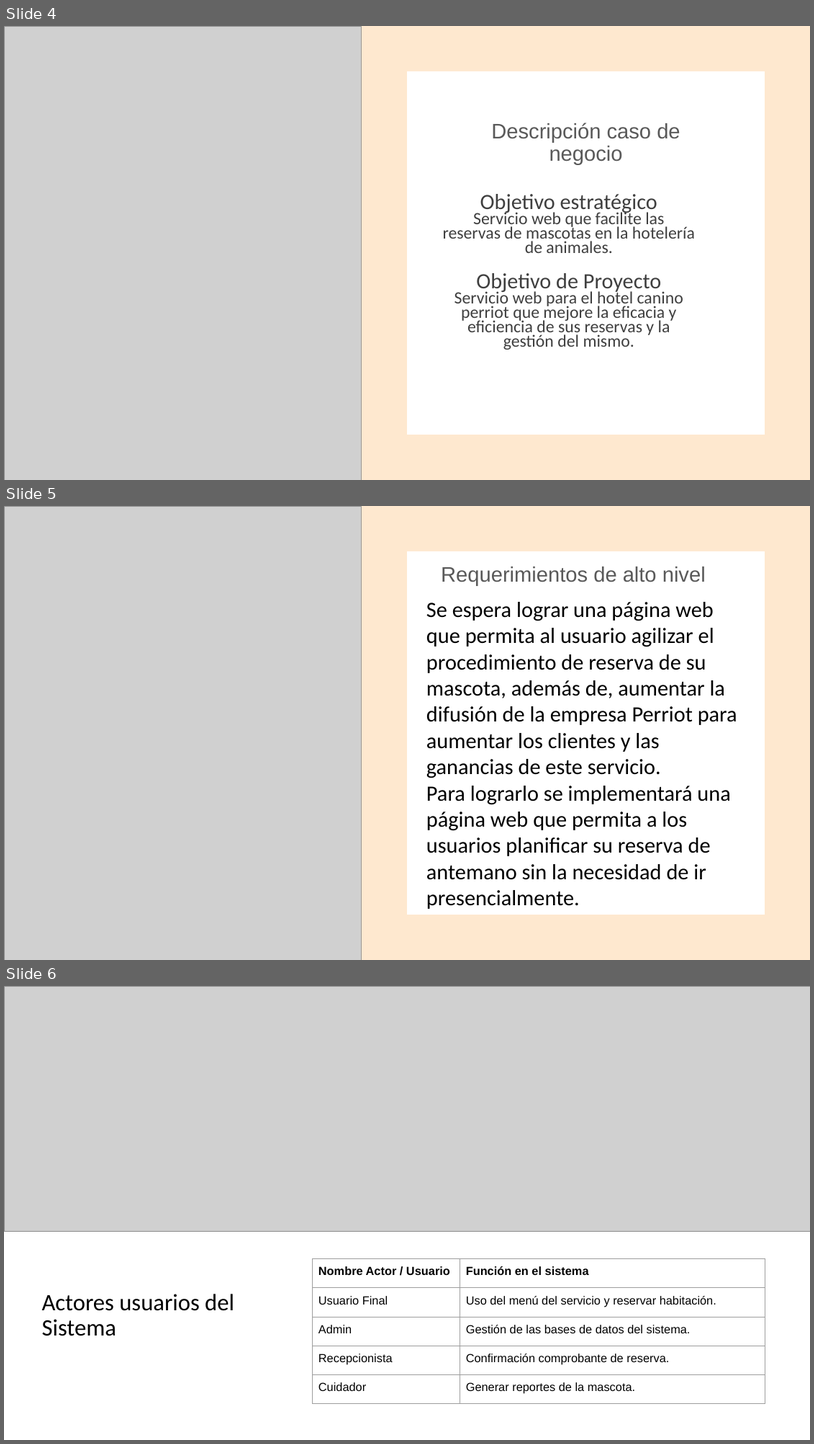
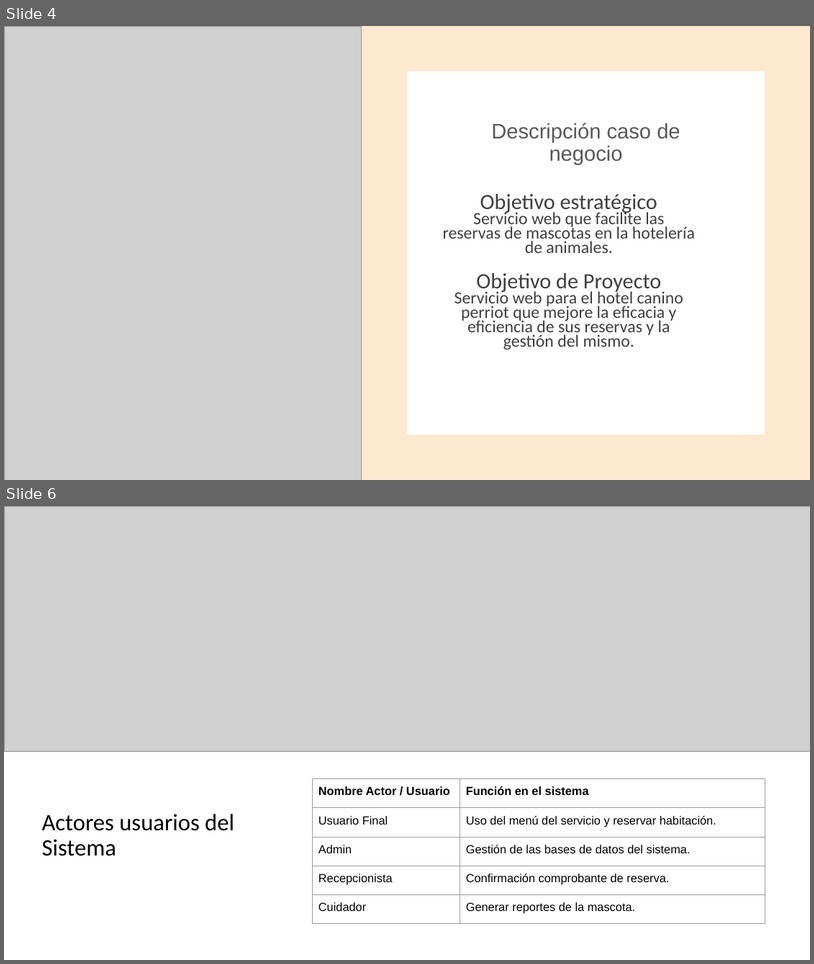
Before and after one commit to Gabrielavendano/2024_2_MA_CAPSTONE_001D_GRUPO_08, a slide deck: Fase 2/Evidencias Proyecto/PRESENTACION-PARCIAL 2.pptx. Shown one above the other, each under a label of ours: slides 4, 5 and 6 before the commit, slides 4 and 6 after it; the slides between them are not shown. The pictures are 814x1444 and 814x964 pixels, drawn with LibreOffice and Linux fonts; fonts in the diff are those of the drawing; grey boxes stand for pictures. Boxes give left, top, right and bottom in pixels: in the first picture for what was removed or moved away, otherwise in the second. Text is boxed around its words. In the diff, an @@ line names an element or a change of style, - is before the commit and + after.

```diff
--- a/Fase 2/Evidencias Proyecto/PRESENTACION-PARCIAL 2.pptx
+++ b/Fase 2/Evidencias Proyecto/PRESENTACION-PARCIAL 2.pptx
@@ slide 5 removed at (4,506,810,960), background #FFFFFF @@
@@ picture removed at (4,506,362,960) @@
@@ rectangle removed at (362,506,810,960) @@
@@ rectangle removed at (407,551,766,914) @@
@@ text removed at (441,566,706,586) @@
-Requerimientos de alto nivel
@@ text removed at (427,602,738,908) @@
-Se espera lograr una página web que permita al usuario agilizar el procedimiento de reserva de su mascota, además de, aumentar la difusión de la empresa Perriot para aumentar los clientes y las ganancias de este servicio.
-Para lograrlo se implementará una página web que permita a los usuarios planificar su reserva de antemano sin la necesidad de ir presencialmente.
```
Also in this commit, not shown: 6 slides changed, 8 slides added, 28 other files.
